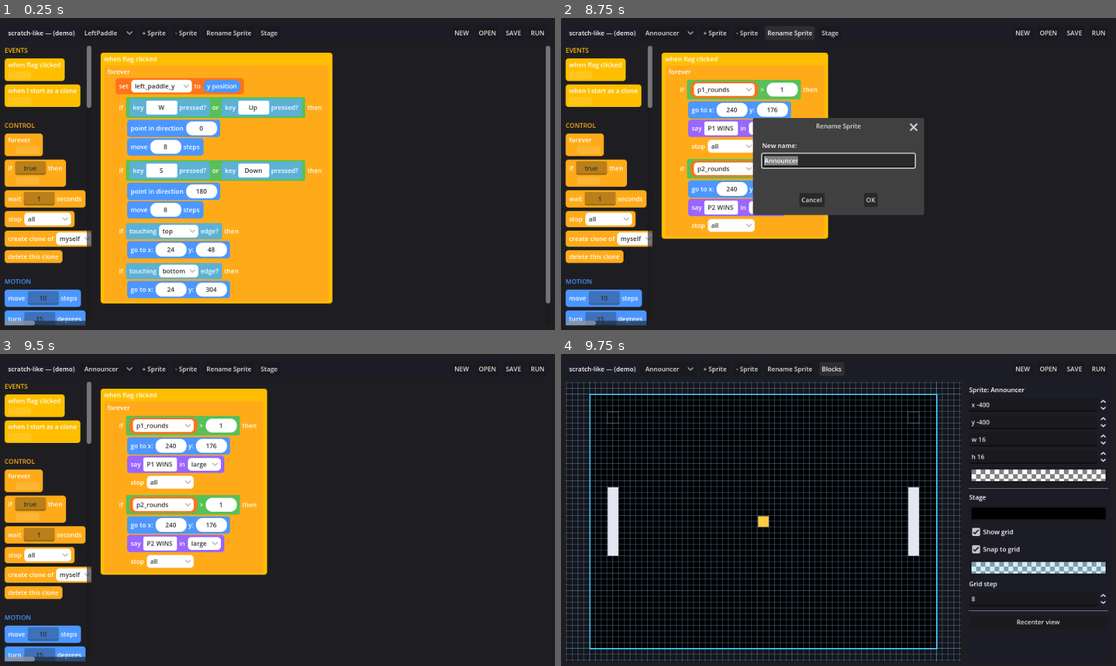
Above: before the commit, frames 1-4 (two rows, left to right).
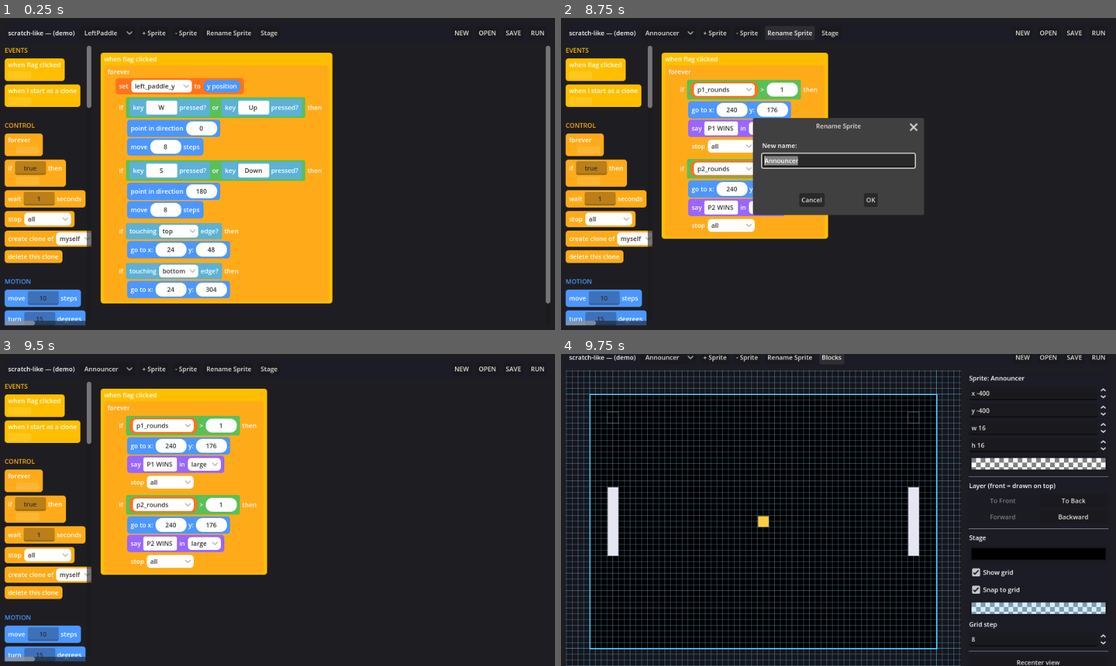
Above: after the commit, the same moments.

Repository: nedink/scratch-like
Game: Godot game, scene res://editor.tscn
Same seed, same stepped clock (60 frames per second), same inputs: the game is played once before the commit and once after it.
Inputs (mouse positions are in pixels of both pictures, inside the frame that each line leads up to):
- Up to frame 1 (0.25 s): no input
- Up to frame 2 (8.75 s): click "NEW" at 0.5 s; click "NEW" at 1.25 s; click "LeftPaddle" at 2 s; click "+ Sprite" at 2.75 s; click (838, 161) at 3.52 s; type "Alex" at 3.6 s; click "OK" at 4.25 s; click "Alex" at 5 s; click "- Sprite" at 5.75 s; click "OK" at 6.5 s; click "Announcer" at 7.25 s; click "Rename Sprite" at 8 s
- Up to frame 3 (9.5 s): click "OK" at 8.75 s
- Up to frame 4 (9.75 s): click "Stage" at 9.5 s

Frames 1-3 are identical in both runs. In frame 4, 8.8% of the frame differs, in the area x 0-99%, y 0-100%.

Commit message:
M42: sprite visual order in the stage editor (Layer front/back/forward/backward)
Four Layer buttons in the stage inspector reorder the selected sprite within
_scripts, which is the z-order: both StageView._render and the runtime's
Stage._add_sprite build loop walk the array in order, so a later entry draws on
top. _reorder_selected does an in-place remove_at+insert (the stage view's
_sprites reference stays valid and the pan survives), rebuilds the selector in
the new order, and re-selects the moved sprite without firing a reload; buttons
grey out at the ends. Pure editor.gd + editor.tscn -- no opcode, no
block-data-shape change, no runtime change.

Co-Authored-By: Claude Opus 4.8 <noreply@anthropic.com>

Diff:
--- a/editor.tscn
+++ b/editor.tscn
@@ -199,6 +199,41 @@
 layout_mode = 2
 text = "Colour"
 
+[node name="LayerSep" type="HSeparator" parent="Page/Workspace/StageContainer/InspectorPanel/Inspector" unique_id=566786330]
+layout_mode = 2
+
+[node name="LayerLabel" type="Label" parent="Page/Workspace/StageContainer/InspectorPanel/Inspector" unique_id=566786331]
+layout_mode = 2
+text = "Layer (front = drawn on top)"
+
+[node name="LayerButtons" type="GridContainer" parent="Page/Workspace/StageContainer/InspectorPanel/Inspector" unique_id=566786332]
+layout_mode = 2
+columns = 2
+
+[node name="ToFrontButton" type="Button" parent="Page/Workspace/StageContainer/InspectorPanel/Inspector/LayerButtons" unique_id=566786333]
+unique_name_in_owner = true
+layout_mode = 2
+size_flags_horizontal = 3
+text = "To Front"
+
+[node name="ToBackButton" type="Button" parent="Page/Workspace/StageContainer/InspectorPanel/Inspector/LayerButtons" unique_id=566786334]
+unique_name_in_owner = true
+layout_mode = 2
+size_flags_horizontal = 3
+text = "To Back"
+
+[node name="ForwardButton" type="Button" parent="Page/Workspace/StageContainer/InspectorPanel/Inspector/LayerButtons" unique_id=566786335]
+unique_name_in_owner = true
+layout_mode = 2
+size_flags_horizontal = 3
+text = "Forward"
+
+[node name="BackwardButton" type="Button" parent="Page/Workspace/StageContainer/InspectorPanel/Inspector/LayerButtons" unique_id=566786336]
+unique_name_in_owner = true
+layout_mode = 2
+size_flags_horizontal = 3
+text = "Backward"
+
 [node name="StageSep" type="HSeparator" parent="Page/Workspace/StageContainer/InspectorPanel/Inspector" unique_id=566786312]
 layout_mode = 2
 
--- a/scripts/editor.gd
+++ b/scripts/editor.gd
@@ -122,6 +122,17 @@
 ## The stage view's "Recenter view" button (M37) — re-frames the pannable world on the screen region.
 @onready var _recenter_button: Button = %RecenterButton
 
+## The layer (visual-order) buttons in the inspector (M42): move the selected sprite within the sprite
+## array, which *is* the z-order — sprites are drawn (here in _render, and at RUN by Stage._add_sprite's
+## build loop) in array order, so a later entry draws on top. To Front / To Back jump the selected
+## sprite to the end / start of the array; Forward / Backward shift it one slot. The buttons disable at
+## the ends (already front / back) via _sync_inspector. Reordering the array also reorders the sprite
+## selector (the selector lists _scripts in order) — array order is the project's single ordering.
+@onready var _to_front_button: Button = %ToFrontButton
+@onready var _to_back_button: Button = %ToBackButton
+@onready var _forward_button: Button = %ForwardButton
+@onready var _backward_button: Button = %BackwardButton
+
 ## The project's stage background colour as a hex string (M27) — a real project property, the
 ## stage-level counterpart of _scripts / _variables. Seeded from PongScripts.background(), edited via
 ## the inspector's Background picker (_on_insp_bg_color), saved under a top-level "background" key, and
@@ -305,6 +316,11 @@
 	_grid_step.value_changed.connect(_on_grid_step_changed)
 	# Recenter view (M37): re-frame the pannable stage world on the screen region.
 	_recenter_button.pressed.connect(_stage_view.recenter)
+	# Layer / visual-order buttons (M42): reorder the selected sprite within _scripts (= the z-order).
+	_to_front_button.pressed.connect(func(): _reorder_selected(_scripts.size() - 1))
+	_to_back_button.pressed.connect(func(): _reorder_selected(0))
+	_forward_button.pressed.connect(func(): _reorder_selected(_current + 1))
+	_backward_button.pressed.connect(func(): _reorder_selected(_current - 1))
 
 	# Wire the scene's dialogs: their confirmed signal to the handler, and Enter in the text
 	# field to confirm (register_text_enter, matching Scratch's quick flow). The delete dialog
@@ -513,6 +529,47 @@
 	_insp_h.value = float(entry.get("h", 1))
 	_insp_color.color = Color(String(entry.get("color", "#cccccc")))
 	_loading_inspector = false
+	# Layer buttons (M42): grey out the moves that would do nothing — Forward/To Front when the sprite is
+	# already frontmost (the last array slot), Backward/To Back when it's already backmost (slot 0).
+	var at_front := _current >= _scripts.size() - 1
+	var at_back := _current <= 0
+	_to_front_button.disabled = at_front
+	_forward_button.disabled = at_front
+	_to_back_button.disabled = at_back
+	_backward_button.disabled = at_back
+
+
+## Move the selected sprite to array index `target` (M42) — the visual-order edit. The sprite array
+## *is* the z-order: _render draws the entries in order (last on top) and Stage._add_sprite builds them
+## in order at RUN (a later child draws over an earlier one), so reordering the array reorders what
+## draws in front. We reorder **in place** (remove + insert on the same Array object), so the stage
+## view's `_sprites` reference stays valid — a refresh re-renders the new order without re-pointing it,
+## and the pan survives (unlike a full _load_project_into_ui, which recenters). We persist the canvas
+## first (the selected sprite's working edits) since `_current` is about to point at a new slot, then
+## rebuild the selector items in the new order and re-select the moved sprite without firing a reload
+## (`select()` doesn't emit `item_selected`). Reordering the array reorders the selector too — array
+## order is the project's single ordering. A no-op target (out of range, or already there) does nothing.
+func _reorder_selected(target: int) -> void:
+	if _current < 0 or _current >= _scripts.size():
+		return
+	var dest := clampi(target, 0, _scripts.size() - 1)
+	if dest == _current:
+		return
+	_persist_current()
+	var entry: Variant = _scripts[_current]
+	_scripts.remove_at(_current)
+	_scripts.insert(dest, entry)
+	_current = dest
+	# Rebuild the selector in the new order and re-select the moved sprite (programmatic select() does
+	# not emit item_selected, so this triggers no _show / canvas reload — the same sprite stays loaded).
+	_selector.clear()
+	for e in _scripts:
+		_selector.add_item(e["name"])
+	_selector.select(_current)
+	BlockView.project_sprites = _sprite_names()  # keep the name list in step (order only; names unchanged)
+	# Re-render the stage in the new z-order, keep the selection highlight + inspector on the moved sprite.
+	_stage_view.set_selected(_current)
+	_sync_inspector()
 
 
 ## Write a geometry field into the selected sprite's entry (rounded to int, the model's shape) and
Not shown, changed: CLAUDE.md
Not shown, changed: HANDOFF.md
